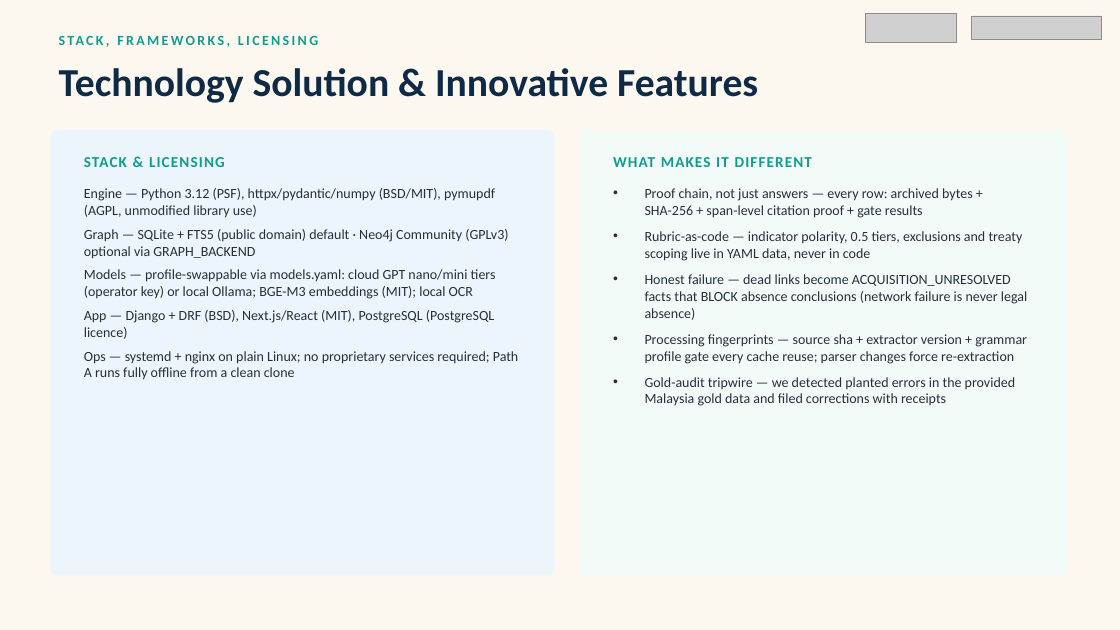
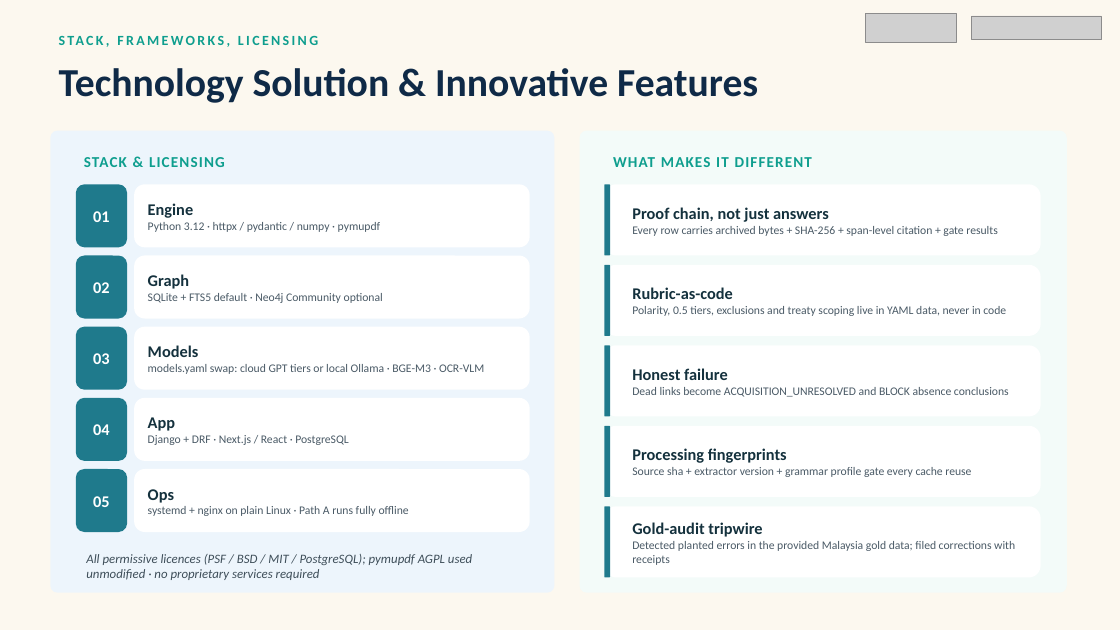
Before and after one commit to nafew0/ClauseChain, a slide deck: slide 6 of docs/ClauseChain Pitch Deck.pptx. Drawn at 1120x630 pixels with LibreOffice and Linux fonts; fonts in the diff are those of the drawing; grey boxes stand for pictures; background and template pictures are left out. Boxes give left, top, right and bottom in pixels: in the first picture for what was removed or moved away, otherwise in the second. Text is boxed around its words. In the diff, an @@ line names an element or a change of style, - is before the commit and + after.

Commit message:
Docs has been updated
Pitch deck and cost log updates on top of the dev_shuvo merge. Private strategy, participant and orientation files stay local (see .gitignore).

```diff
--- a/docs/ClauseChain Pitch Deck.pptx
+++ b/docs/ClauseChain Pitch Deck.pptx
@@ rounded rectangle resized from (x1=50, y1=130, x2=555, y2=576) to (x1=50, y1=131, x2=555, y2=593) @@
@@ rounded rectangle resized from (x1=580, y1=130, x2=1067, y2=576) to (x1=580, y1=131, x2=1067, y2=593) @@
@@ rounded rectangle added at (x1=76, y1=184, x2=127, y2=247), fill #1F7A8C, 14 pt, text #FFFFFF, bold @@
+01
@@ text removed at (x1=84, y1=188, x2=519, y2=380) @@
-Engine — Python 3.12 (PSF), httpx/pydantic/numpy (BSD/MIT), pymupdf (AGPL, unmodified library use)
-Graph — SQLite + FTS5 (public domain) default · Neo4j Community (GPLv3) optional via GRAPH_BACKEND
-Models — profile-swappable via models.yaml: cloud GPT nano/mini tiers (operator key) or local Ollama; BGE-M3 embeddings (MIT); local OCR
-App — Django + DRF (BSD), Next.js/React (MIT), PostgreSQL (PostgreSQL licence)
-Ops — systemd + nginx on plain Linux; no proprietary services required; Path A runs fully offline from a clean clone
@@ rounded rectangle added at (x1=134, y1=184, x2=530, y2=247), fill #FFFFFF, 10 pt, text #4A5A66 @@
+Engine
+Python 3.12 · httpx / pydantic / numpy · pymupdf
@@ rounded rectangle added at (x1=604, y1=184, x2=1040, y2=255), fill #FFFFFF @@
@@ rounded rectangle added at (x1=604, y1=184, x2=610, y2=255), fill #1F7A8C @@
@@ text added at (x1=632, y1=207, x2=997, y2=236), 10 pt, text #4A5A66 @@
+Proof chain, not just answers
+Every row carries archived bytes + SHA-256 + span-level citation + gate results
@@ text removed at (x1=645, y1=188, x2=1027, y2=406) @@
-• Proof chain, not just answers — every row: archived bytes + SHA-256 + span-level citation proof + gate results
-• Rubric-as-code — indicator polarity, 0.5 tiers, exclusions and treaty scoping live in YAML data, never in code
-• Honest failure — dead links become ACQUISITION_UNRESOLVED facts that BLOCK absence conclusions (network failure is never legal absence)
-• Processing fingerprints — source sha + extractor version + grammar profile gate every cache reuse; parser changes force re-extraction
-• Gold-audit tripwire — we detected planted errors in the provided Malaysia gold data and filed corrections with receipts
@@ rounded rectangle added at (x1=76, y1=255, x2=127, y2=318), fill #1F7A8C, 14 pt, text #FFFFFF, bold @@
+02
@@ rounded rectangle added at (x1=134, y1=255, x2=530, y2=318), fill #FFFFFF, 10 pt, text #4A5A66 @@
+Graph
+SQLite + FTS5 default · Neo4j Community optional
@@ rounded rectangle added at (x1=604, y1=265, x2=1040, y2=336), fill #FFFFFF @@
@@ rounded rectangle added at (x1=604, y1=265, x2=610, y2=336), fill #1F7A8C @@
@@ text added at (x1=632, y1=287, x2=1006, y2=316), 10 pt, text #4A5A66 @@
+Rubric-as-code
+Polarity, 0.5 tiers, exclusions and treaty scoping live in YAML data, never in code
@@ rounded rectangle added at (x1=76, y1=327, x2=127, y2=390), fill #1F7A8C, 14 pt, text #FFFFFF, bold @@
+03
@@ rounded rectangle added at (x1=134, y1=327, x2=530, y2=390), fill #FFFFFF, 10 pt, text #4A5A66 @@
+Models
+models.yaml swap: cloud GPT tiers or local Ollama · BGE-M3 · OCR-VLM
@@ rounded rectangle added at (x1=604, y1=345, x2=1040, y2=417), fill #FFFFFF @@
@@ rounded rectangle added at (x1=604, y1=345, x2=610, y2=417), fill #1F7A8C @@
@@ text added at (x1=632, y1=368, x2=1009, y2=397), 10 pt, text #4A5A66 @@
+Honest failure
+Dead links become ACQUISITION_UNRESOLVED and BLOCK absence conclusions
@@ rounded rectangle added at (x1=76, y1=398, x2=127, y2=461), fill #1F7A8C, 14 pt, text #FFFFFF, bold @@
+04
@@ rounded rectangle added at (x1=134, y1=398, x2=530, y2=461), fill #FFFFFF, 10 pt, text #4A5A66 @@
+App
+Django + DRF · Next.js / React · PostgreSQL
@@ rounded rectangle added at (x1=604, y1=426, x2=1040, y2=497), fill #FFFFFF @@
@@ rounded rectangle added at (x1=604, y1=426, x2=610, y2=497), fill #1F7A8C @@
@@ text added at (x1=632, y1=448, x2=971, y2=477), 10 pt, text #4A5A66 @@
+Processing fingerprints
+Source sha + extractor version + grammar profile gate every cache reuse
@@ rounded rectangle added at (x1=76, y1=469, x2=127, y2=532), fill #1F7A8C, 14 pt, text #FFFFFF, bold @@
+05
@@ rounded rectangle added at (x1=134, y1=469, x2=530, y2=532), fill #FFFFFF, 10 pt, text #4A5A66 @@
+Ops
+systemd + nginx on plain Linux · Path A runs fully offline
@@ rounded rectangle added at (x1=604, y1=507, x2=1040, y2=578), fill #FFFFFF @@
@@ rounded rectangle added at (x1=604, y1=507, x2=610, y2=578), fill #1F7A8C @@
@@ text added at (x1=632, y1=522, x2=1015, y2=565), 10 pt, text #4A5A66 @@
+Gold-audit tripwire
+Detected planted errors in the provided Malaysia gold data; filed corrections with receipts
@@ text added at (x1=86, y1=554, x2=472, y2=580), 11 pt, text #3E4E59, italic @@
+All permissive licences (PSF / BSD / MIT / PostgreSQL); pymupdf AGPL used unmodified · no proprietary services required
```
Also in this commit, not shown: 11 other slides changed, 1 other file.
